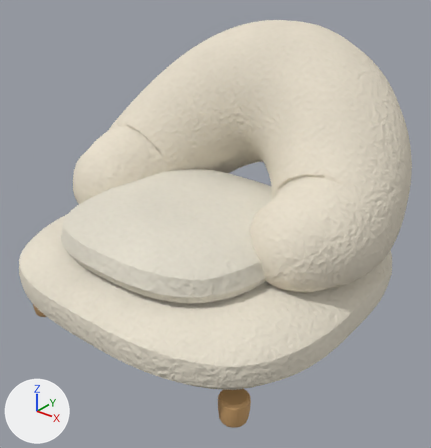
One commit to the Blender file assets/models/source/furniture/armchair_min.blend: the scene before it, then after it.
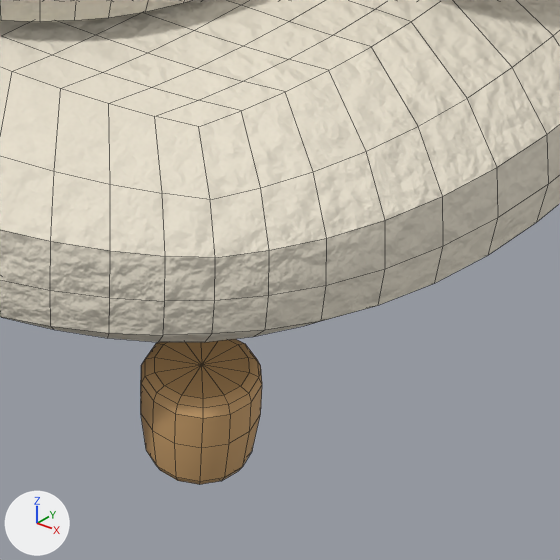
The first picture shows the older version from a 50 mm lens placed at (0.781, -0.941, 0.812), pointed at (0.025, 0.005, 0.226). The close-ups show the older and then the newer version on the part from 42% to 77% of the width and 66% to 100% of the height of that picture. Only the edits that show in the close-ups are written down. Arrows for +X, +Y and +Z are at lower left; the lights stay in place. The close-ups show mesh edges as thin lines.

Script lines for the objects in view, before the commit:
```python
me_füße = bpy.data.meshes.new('Füße')
me_füße.from_pydata(...)  # 176 vertices, 224 faces; spans x -0.309..0.311, y -0.289..0.289, z 0.0..0.057
me_füße.polygons.foreach_set('use_smooth', [True] * 224)
me_füße.materials.append(mat_wood)
me_sitzkissen = bpy.data.meshes.new('Sitzkissen')
me_sitzkissen.from_pydata(...)  # 852 vertices, 850 faces; spans x -0.247..0.255, y -0.309..0.19, z 0.184..0.319
me_sitzkissen.polygons.foreach_set('use_smooth', [True] * 850)
me_sitzkissen.materials.append(mat_fabric)
me_sockel = bpy.data.meshes.new('Sockel')
me_sockel.from_pydata(...)  # 1178 vertices, 1176 faces; spans x -0.388..0.393, y -0.37..0.371, z 0.051..0.221
me_sockel.polygons.foreach_set('use_smooth', [True] * 1176)
me_sockel.materials.append(mat_fabric)
ob_füße = bpy.data.objects.new('Füße', me_füße)
ob_füße.location = (0.0, 0.0, 0.0)
_m = ob_füße.modifiers.new('Weiche Kanten', 'BEVEL')
_m.width = 0.0064
_m.width_pct = 0.0064
_m.segments = 2
_m.angle_limit = 0.698
ob_sitzkissen = bpy.data.objects.new('Sitzkissen', me_sitzkissen)
ob_sitzkissen.location = (0.0, 0.0, 0.0)
ob_sockel = bpy.data.objects.new('Sockel', me_sockel)
ob_sockel.location = (0.0, 0.0, 0.0)
```
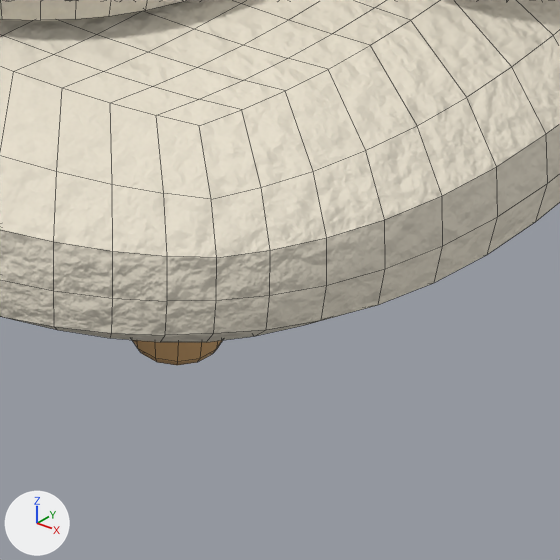
Boxes (x1, y1, x2, y2) around the edits, measured in the close-ups (560 x 560 px):
'Füße', reshaped
    before: (141, 339, 262, 484)
    after: (132, 340, 222, 365)

Diff of the bpy script that builds the scene:
```diff
--- a/assets/models/source/furniture/armchair_min.blend.py
+++ b/assets/models/source/furniture/armchair_min.blend.py
@@ me_füße @@
 # used by ob_füße; location = (0.0, 0.0, 0.0)
-me_füße.from_pydata(...)  # 176 vertices, 224 faces; spans x -0.309..0.311, y -0.289..0.289, z 0.0..0.057
+me_füße.from_pydata(...)  # 176 vertices, 224 faces; spans x -0.25..0.251, y -0.229..0.229, z -0.001..0.074
+# me_füße part 1: the loose piece of 44 vertices spanning x 0.25..0.311, y -0.289..-0.231, z 0.0..0.057 is scaled about its middle by (0.995, 1, 1.29), then moved by (-0.06, 0.06, 0.008)
+# other edits to the shape of me_füße do not show in these pictures
 me_füße.materials.append(mat_wood)
```
